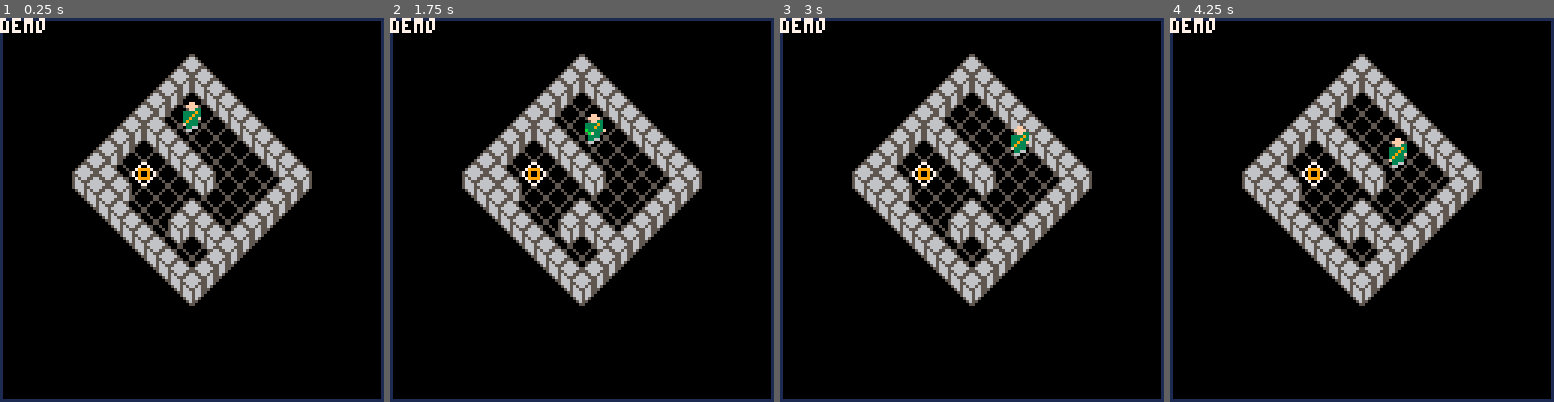
Above: before the commit, frames 1-4 (left to right).
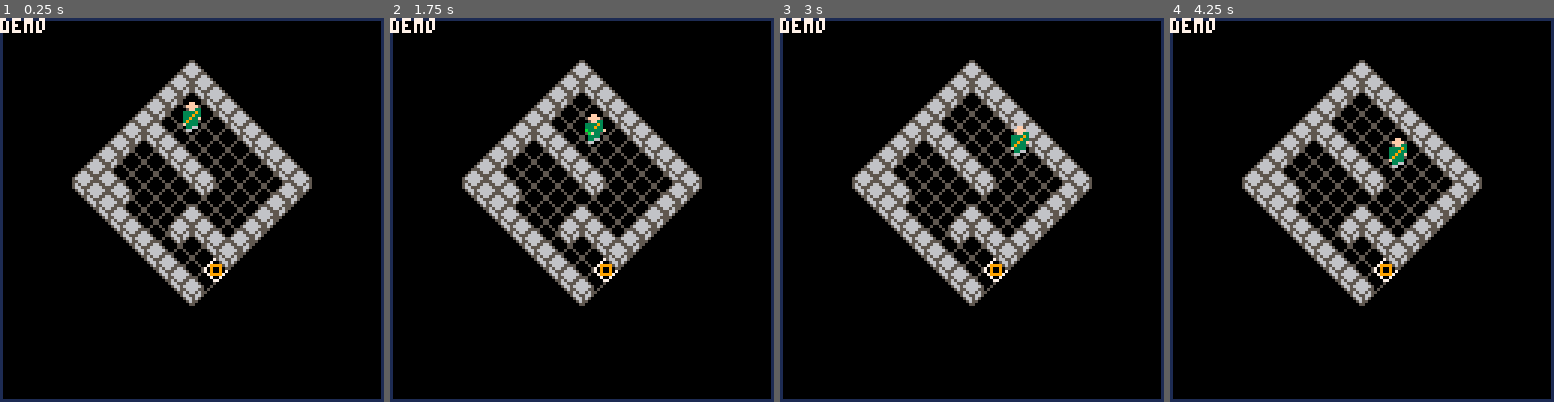
Above: after the commit, the same moments.

Repository: alexh95/pico8
Game: PICO-8 cartridge no-way-out/no-way-out.p8
Same seed, same stepped clock (60 frames per second), same inputs: the game is played once before the commit and once after it.
Inputs:
- Up to frame 1 (0.25 s): no input
- Up to frame 2 (1.75 s): tap X (X key) at 0.33, 1.07 s; tap O (Z key) at 0.7, 1.7 s; hold Right from 1.6 s (still down)
- Up to frame 3 (3 s): tap X (X key) at 1.85, 2.97 s; release Right at 2.1 s; tap O (Z key) at 2.1, 2.5, 2.9 s; hold Up 2.15-2.42 s; hold Right from 2.47 s (still down)
- Up to frame 4 (4.25 s): release Right at 3.03 s; hold Left 3.08-3.58 s; tap O (Z key) at 3.3, 3.7, 4.1 s; hold Down 3.63-3.97 s; hold Right from 4.02 s (still down); tap X (X key) at 4.08 s

The runs differ from the first frame. In frame 1, 7.5% of the frame differs, in the area x 18-82%, y 9-73%; in frame 2, 7.5%; in frame 3, 7.5%; in frame 4, 7.5%.

Commit message:
level continuity

Diff:
--- a/no-way-out/no-way-out.p8
+++ b/no-way-out/no-way-out.p8
@@ -10,30 +10,49 @@
  return {x=x,y=y,t=t,g=g}
 end
 
-function loadlevel(l_i)
- li=l_i
- lvl=level[l_i]
- p={x=lvl.p.x,y=lvl.p.y,
-    d=0,sp=4,
-    grab=false}
- b={}
- for i=1,lvl.x do
-  r=lvl.bw[i]
-  for j=1,lvl.y do
+function buildlevel()
+ lvl.b={}
+ for by=1,lvl.y do
+  r=lvl.bw[by]
+  for bx=1,lvl.x do
    if r&1==1 then
-    add(b,makeb(lvl.y-j,i-1,1))
+    add(lvl.b,makeb(lvl.x-bx,by-1,1))
    end
    r=r>>1
   end
  end
+ for b_p in all(lvl.bb) do
+  bp={x=b_p[1],y=b_p[2]}
+  for bx=b_p[1],b_p[3] do
+   for by=b_p[2],b_p[4] do
+    add(lvl.b,makeb(bx,by,2))
+   end
+  end
+ end
+end
+
+function loadlevel(l_i,nx,ny)
+ add(e,l_i)
+ lvl=level[l_i]
+ if not lvl.init then
+  lvl.init=true
+  buildlevel()
+ end
+ p={x=nx,y=ny,
+    d=0,sp=4,
+    grab=false,il=true}
 end
 
 function _init()
  c={x=60,y=16}
- loadlevel(0)
+ e={}
+ loadlevel(0,2,2)
+ --loadlevel(4,2,2)
 end
 
 function _update60()
+ moved=false
+ op={x=p.x,y=p.y}
  nd=p.d
  dp={x=0,y=0}
  np={x=p.x,y=p.y}
@@ -85,18 +104,27 @@
     p.y=np.y
     p.gb.x+=dp.x
     p.gb.y+=dp.y
+    moved=true
    end
   else
    p.x=np.x
    p.y=np.y
-  end
- end
-
- if p.x==lvl.exit.x and
-    p.y==lvl.exit.y then
-  loadlevel(li+1)
- end
-
+   moved=true
+  end
+ end
+
+ if p.x!=op.x or p.y!=op.y then
+  p.il=false
+ end
+
+ if not p.il then
+  for ex in all(lvl.exit) do
+   if p.x==ex.x and
+      p.y==ex.y then
+    loadlevel(ex.nl,ex.nx,ex.ny)
+   end
+  end
+ end
 end
 
 function validp(np)
@@ -110,7 +138,7 @@
 end
 
 function findb(bp)
- for bl in all(b) do
+ for bl in all(lvl.b) do
   if bl.x==bp.x and bl.y==bp.y then
    return bl
   end
@@ -119,7 +147,7 @@
 end
 
 function noblock(np)
- for bl in all(b) do
+ for bl in all(lvl.b) do
   if p.gb!=bl and
      bl.x==np.x and
      bl.y==np.y then
@@ -146,8 +174,10 @@
   end
  end
 
- ep=pos(c.x,c.y,lvl.exit.x,lvl.exit.y)
- spr(49,ep.x,ep.y)
+ for ex in all(lvl.exit) do
+  ep=pos(c.x,c.y,ex.x,ex.y)
+  spr(49,ep.x,ep.y)
+ end
 end
 
 function draw_player()
@@ -169,7 +199,7 @@
 
 function draw_level()
  bo={}
- for bl in all(b) do
+ for bl in all(lvl.b) do
   index=bl.x+bl.y
   if bo[index]==nil then
    bo[index]={}
@@ -183,7 +213,7 @@
    for bl_i,bl in pairs(bol) do
     bp=posb(c.x,c.y,bl.x,bl.y)
     bsp=16
-    if bl.t==1 then bsp=14
+    if bl.t==1 then bsp=46
     elseif bl.t==2 then bsp=15 end
     spr(bsp,bp.x,bp.y,1,2)
    end
@@ -199,6 +229,9 @@
  cls()
  rect(0,0,127,127,1)
  print('demo', 7)
+ for e_i in all(e) do
+  --print(e_i)
+ end
  draw_grid()
  draw_level()
 end
@@ -228,7 +261,6 @@
 level={
  [0]={
   x=10,y=10,
-  p={x=2,y=2},
   bw={0b1111111111,
       0b1000000001,
       0b1000000001,
@@ -236,26 +268,73 @@
       0b1111110001,
       0b1000000001,
       0b1000001111,
-      0b1000001001,
-      0b1110000001,
+      0b1000001000,
+      0b1110000000,
       0b1111111111},
   bp={},
-  exit={x=2,y=6}
- },
- [1]={
+  exit={{x=9,y=7,nl=1,nx=0,ny=7}}
+ },[1]={
   x=10,y=10,
-  p={x=8,y=2},
   bw={0b1111111111,
+      0b1010100000,
+      0b1000000000,
+      0b1000100000,
+      0b1000111111,
+      0b1000100001,
+      0b1100100001,
+      0b0000001101,
+      0b0000100001,
+      0b1111111111},
+  bb={{1,5,3,5}},
+  exit={{x=0,y=7,nl=0,nx=9,ny=7},
+        {x=9,y=2,nl=2,nx=0,ny=2}}
+ },[2]={
+  x=10,y=10,
+  bw={0b1111111111,
+      0b0000000001,
+      0b0000000001,
+      0b1100000001,
+      0b1000000000,
+      0b1100000000,
+      0b1000000000,
+      0b1100000001,
       0b1000000001,
-      0b1000000001,
-      0b1000000001,
-      0b1110111111,
-      0b1000100001,
-      0b1000100001,
-      0b1000111101,
-      0b1000000001,
-      0b1111111111},
-  exit={x=5,y=5}
+      0b1111000111},
+  bb={{4,9,6,9},{5,4,8,8}},
+  exit={{x=0,y=2,nl=1,nx=9,ny=2},
+        {x=9,y=5,nl=3,nx=0,ny=5},
+        {x=5,y=9,nl=4,nx=2,ny=0}}
+ },[3]={
+  x=11,y=11,
+  bw={0b11111111111,
+      0b10000000001,
+      0b10000000001,
+      0b11000000001,
+      0b00000000001,
+      0b00000000001,
+      0b00000000001,
+      0b11000000001,
+      0b10000000001,
+      0b10000000001,
+      0b11111111111},
+  bb={},
+  exit={{x=0,y=5,nl=2,nx=9,ny=5}}
+ },[4]={
+  x=5,y=12,
+  bw={0b10001,
+      0b10001,
+      0b10001,
+      0b10001,
+      0b10001,
+      0b10001,
+      0b10001,
+      0b10001,
+      0b10001,
+      0b10001,
+      0b10001,
+      0b10001},
+  bb={},
+  exit={{x=2,y=0,nl=2,nx=5,ny=9}}
  }
 }
 
Not shown, changed: 19 lines of the sprite sheet (__gfx__) section of no-way-out/no-way-out.p8
Not shown, changed: no-way-out/no-way-out.png
Not shown, changed: no-way-out/no-way-out_html/index.html
Not shown, changed: no-way-out/no-way-out_html/no-way-out.js
